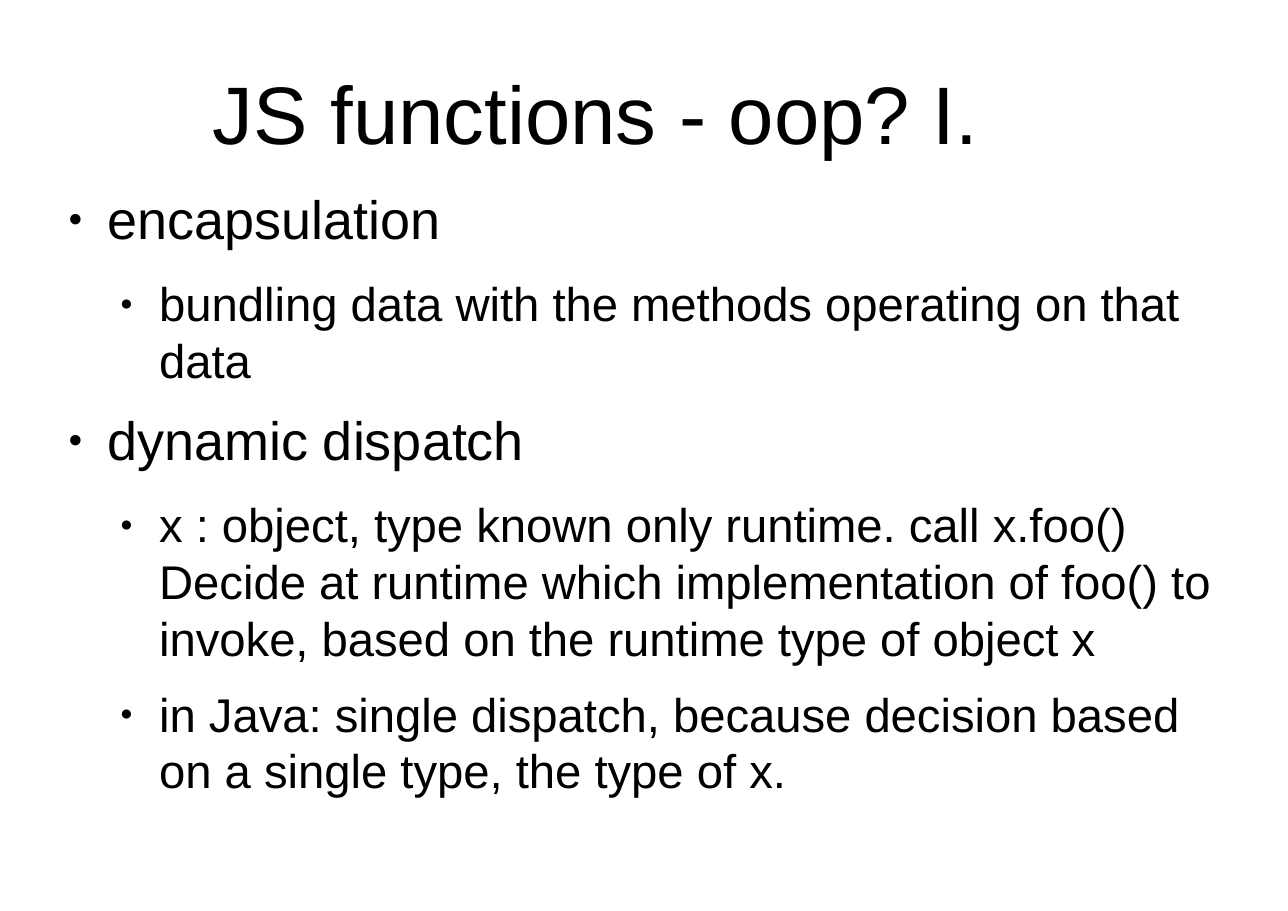
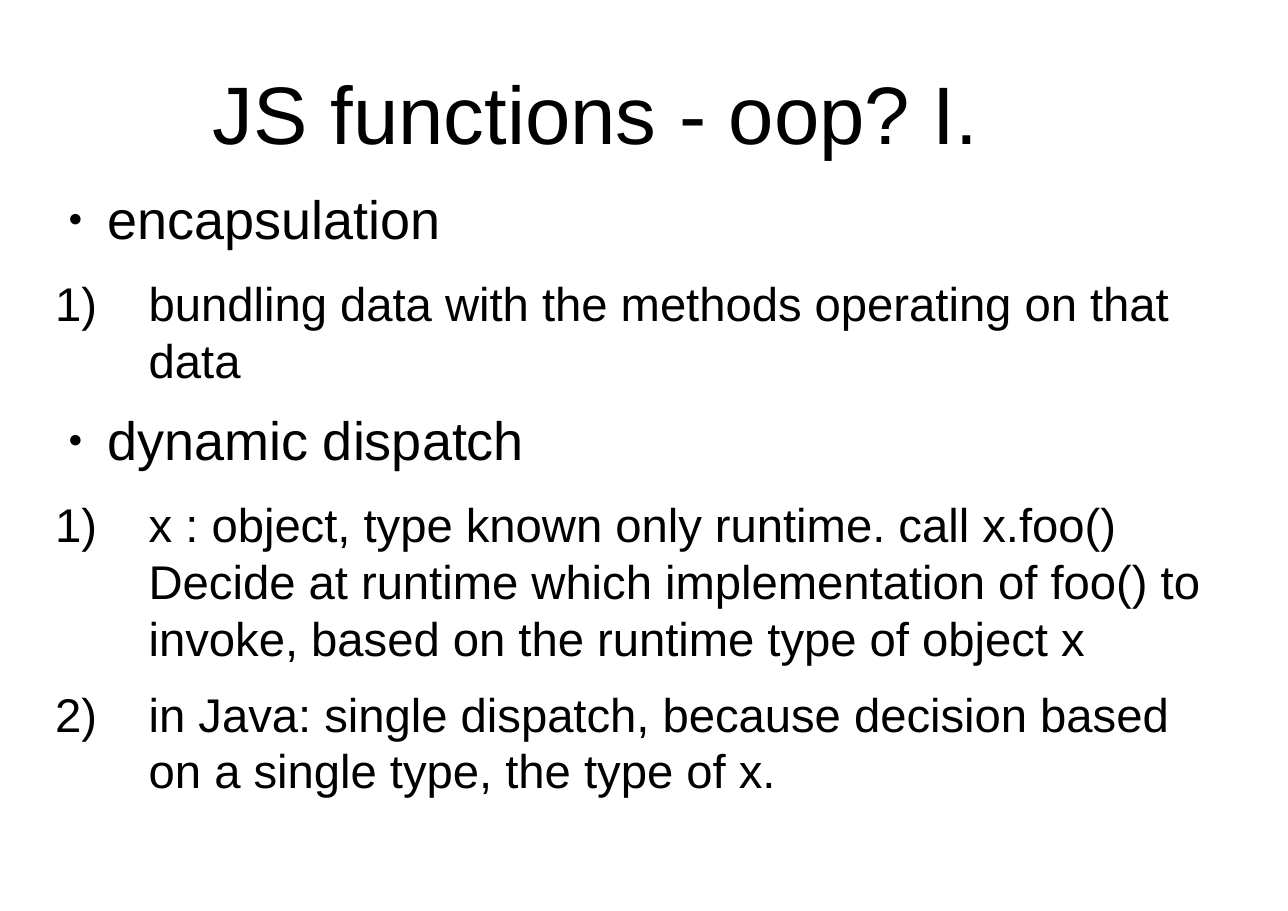
Before and after one commit to peterborkuti/other, a slide deck: slide 72 of JavaScriptBasics/jsbasics-slide.odp. Drawn at 1288x911 pixels with LibreOffice and Linux fonts; fonts in the diff are those of the drawing; background and template pictures are left out. Boxes give left, top, right and bottom in pixels: in the first picture for what was removed or moved away, otherwise in the second. Text is boxed around its words. In the diff, an @@ line names an element or a change of style, - is before the commit and + after.

```diff
--- a/JavaScriptBasics/jsbasics-slide.odp
+++ b/JavaScriptBasics/jsbasics-slide.odp
@@ text at (149,286,1200,798): bullet ● to 1) @@
```
Also in this commit, not shown: 8 other slides changed, 2 slides added, 12 other files.
